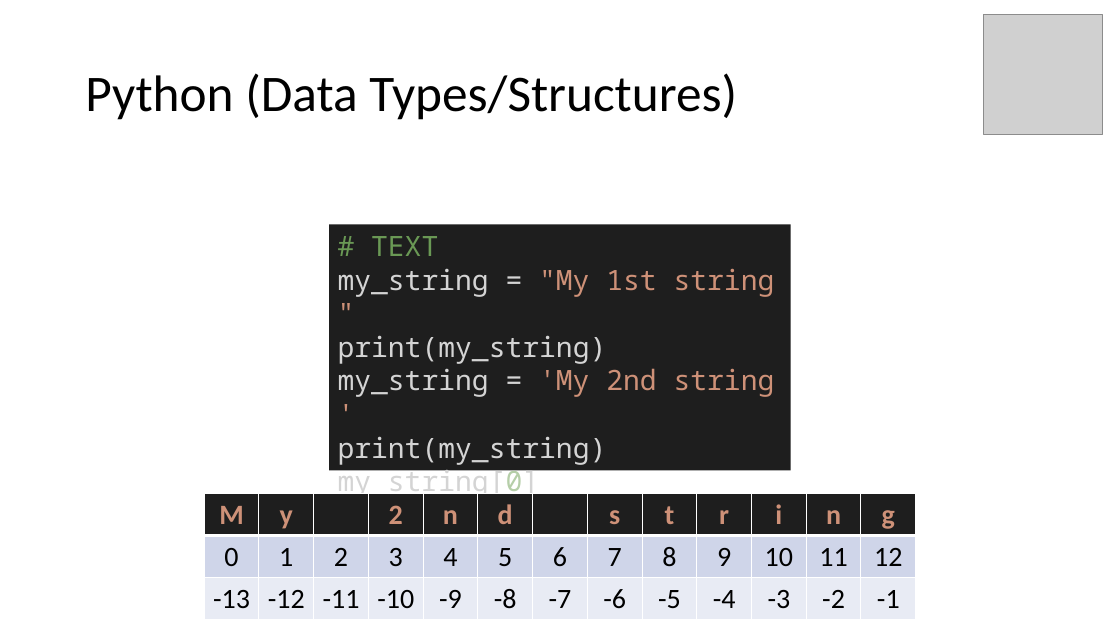
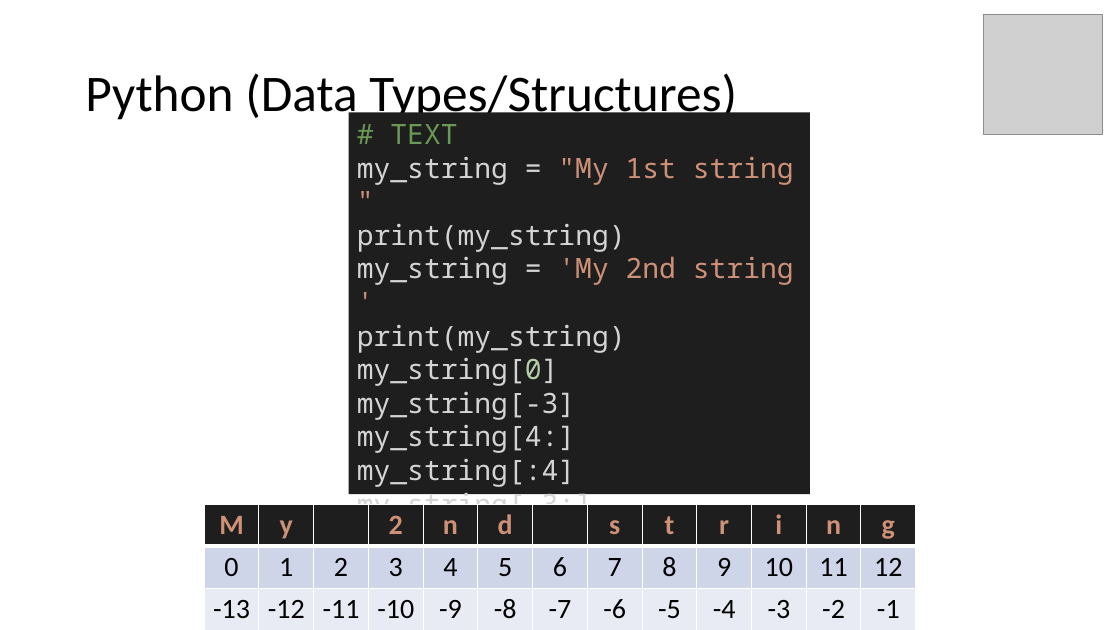
Before and after one commit to mathphysmx/teaching-ml, a slide deck: slide 9 of slides/01_softwareTutorial.pptx. Drawn at 1120x630 pixels with LibreOffice and Linux fonts; fonts in the diff are those of the drawing; grey boxes stand for pictures. Boxes give left, top, right and bottom in pixels: in the first picture for what was removed or moved away, otherwise in the second. Text is boxed around its words. In the diff, an @@ line names an element or a change of style, - is before the commit and + after.

```diff
--- a/slides/01_softwareTutorial.pptx
+++ b/slides/01_softwareTutorial.pptx
@@ rectangle "# TEXT": place and size @@
-rectangle "# TEXT" at box(329, 224, 791, 471)
+rectangle "# TEXT" at box(349, 113, 810, 494)
@@ text in rectangle at box(357, 425, 791, 619): paragraphs added @@
+my_string[4:]
+my_string[:4]
+my_string[-3:]
+my_string[:-3]
@@ table: place and size @@
-table at box(204, 493, 914, 619)
+table at box(204, 504, 914, 630)
```
Also in this commit, not shown: 2 other slides changed, 2 slides added, 9 other files.
